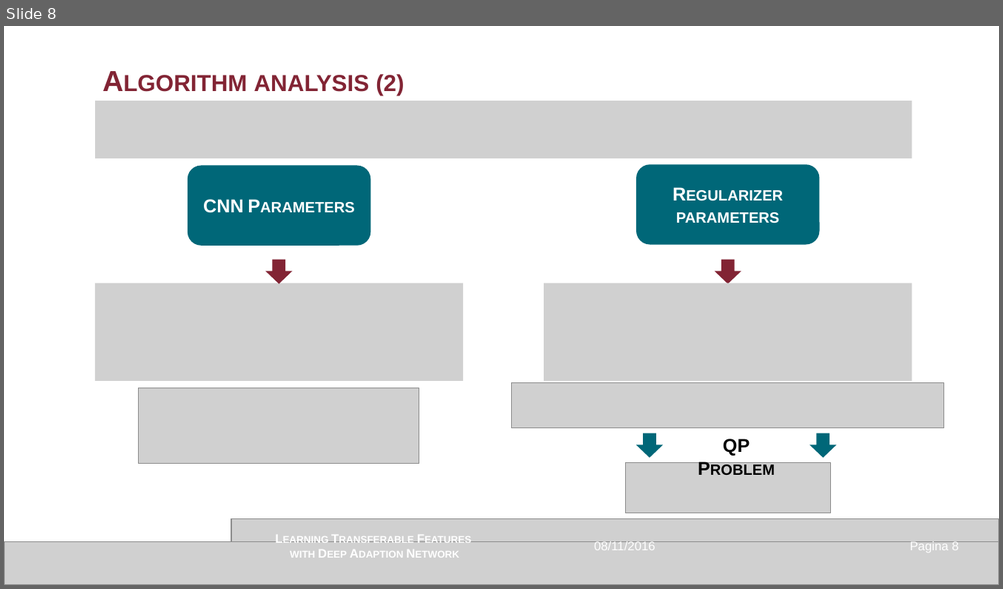
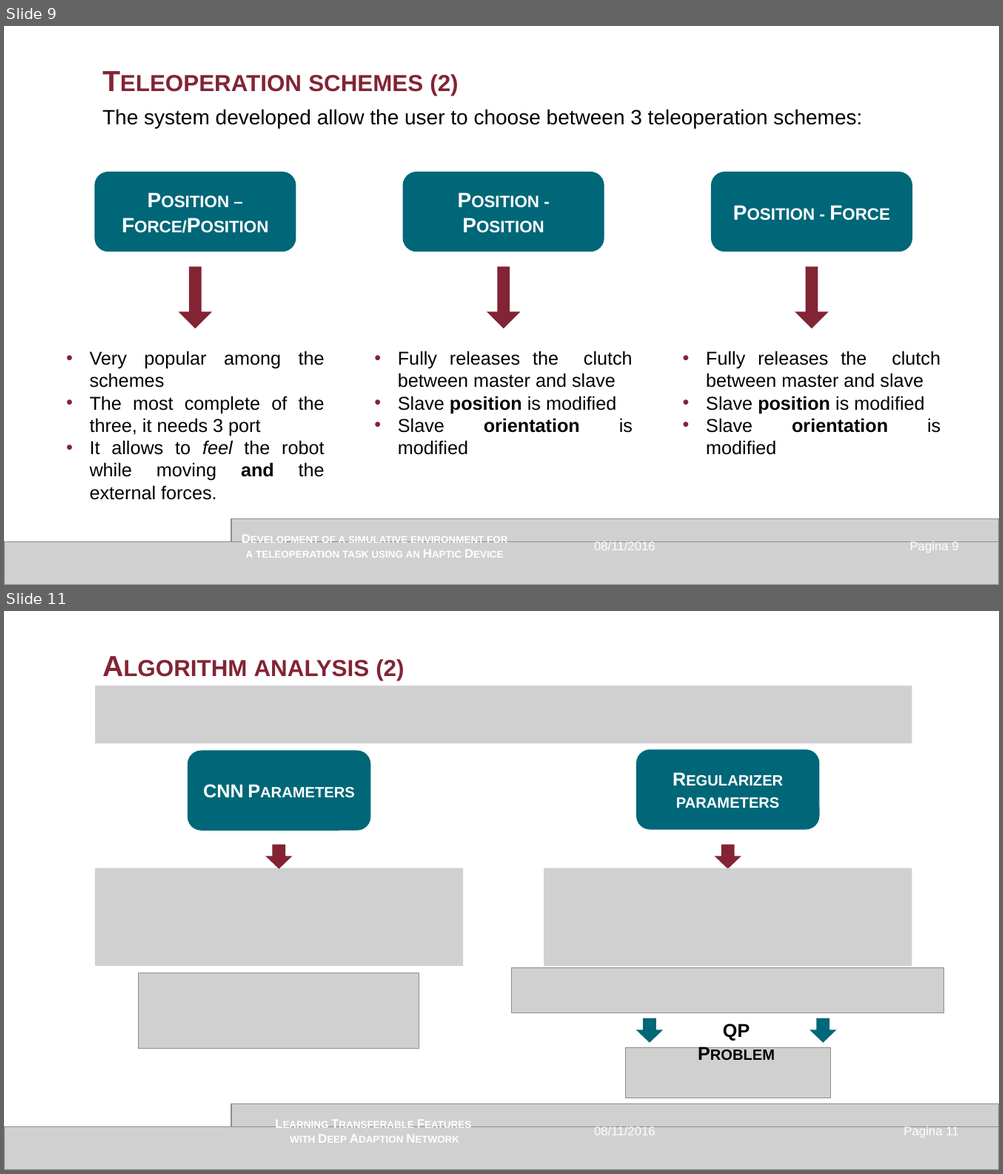
Before and after one commit to GianMassimiani/MEDROB2_VREP, a slide deck: 3_PPT/Presentazione_v1.0_IRVIN.pptx. Shown one above the other, each under a label of ours: slide 8 before the commit, slides 9 and 11 after it; the slides between them are not shown. The pictures are 1003x589 and 1003x1174 pixels, drawn with LibreOffice and Linux fonts; fonts in the diff are those of the drawing; grey boxes stand for pictures. Boxes give left, top, right and bottom in pixels: in the first picture for what was removed or moved away, otherwise in the second. Text is boxed around its words. In the diff, an @@ line names an element or a change of style, - is before the commit and + after.

```diff
--- a/3_PPT/Presentazione_v1.0_IRVIN.pptx
+++ b/3_PPT/Presentazione_v1.0_IRVIN.pptx
@@ slide 9 added at (x1=4, y1=26, x2=999, y2=585), background #FFFFFF @@
@@ text added at (x1=308, y1=74, x2=458, y2=96), 28 pt, text #822434, bold, small capitals @@
+Teleoperation schemes (2)
@@ text added at (x1=102, y1=109, x2=862, y2=129), 20 pt, text #000000 @@
+The system developed allow the user to choose between 3 teleoperation schemes:
@@ rounded rectangle added at (x1=95, y1=173, x2=296, y2=251), fill #006778, outline #006778 1 pt, 20 pt, text #FFFFFF, bold, small capitals @@
+Position – Force/Position
@@ rounded rectangle added at (x1=403, y1=173, x2=604, y2=251), fill #006778, outline #006778 1 pt, 20 pt, text #FFFFFF, bold, small capitals @@
+Position - Position
@@ rounded rectangle added at (x1=711, y1=173, x2=912, y2=251), fill #006778, outline #006778 1 pt, 20 pt, text #FFFFFF, bold, small capitals @@
+Position - Force
@@ down arrow added at (x1=180, y1=268, x2=211, y2=328), fill #822434, outline #822434 1 pt @@
@@ down arrow added at (x1=488, y1=268, x2=520, y2=328), fill #822434, outline #822434 1 pt @@
@@ down arrow added at (x1=797, y1=268, x2=828, y2=328), fill #822434, outline #822434 1 pt @@
@@ text added at (x1=90, y1=351, x2=324, y2=500), 18 pt, text #000000 @@
+• Very popular among the schemes
+• The most complete of the three, it needs 3 port
+• It allows to feel the robot while moving and the external forces.
@@ text added at (x1=398, y1=351, x2=632, y2=455), 18 pt, text #000000 @@
+• Fully releases the clutch between master and slave
+• Slave position is modified
+• Slave orientation is modified
@@ text added at (x1=706, y1=351, x2=940, y2=455), 18 pt, text #000000 @@
+• Fully releases the clutch between master and slave
+• Slave position is modified
+• Slave orientation is modified
@@ picture added at (x1=232, y1=519, x2=999, y2=543) @@
@@ picture added at (x1=4, y1=543, x2=999, y2=585) @@
@@ text added at (x1=246, y1=537, x2=507, y2=558), 12 pt, text #FFFFFF, bold, small capitals @@
+Development of a simulative environment for a teleoperation task using an Haptic Device
@@ text added at (x1=594, y1=542, x2=655, y2=551), 12 pt, text #FFFFFF @@
+08/11/2016
@@ page number added at (x1=910, y1=542, x2=958, y2=553), 12 pt, text #FFFFFF @@
+Pagina 9
@@ what was slide 8 is now slide 11 @@
@@ page number at (x1=903, y1=1127, x2=958, y2=1138): text changed @@
-Pagina 8
+Pagina 11
```
Also in this commit, not shown: 2 slides changed, 6 other slides added, 4 slides removed, 5 other files.
